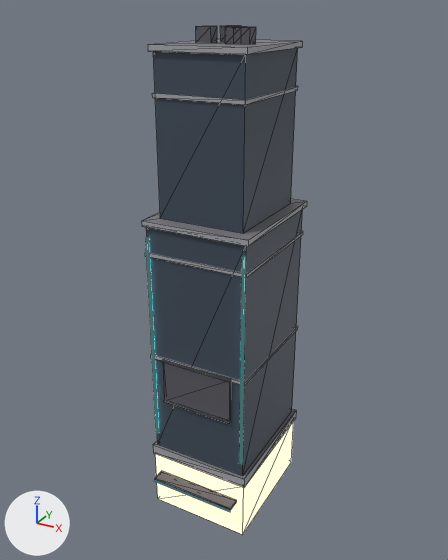
A saved change to the glTF model assets/future/models/neon_city/r1012_glass.glb.
Camera for both pictures: a camera (50 mm lens) standing at (25.4, -46.9, 47.1) and looking at (-0.3, -0.3, 23.8). Every picture has the same lights, and +X, +Y and +Z are marked at lower left. The first picture is the older version. Mesh edges are drawn as thin lines. Vertices at exactly the same position are counted once.

In view in the first picture: 'r1012_glass'.
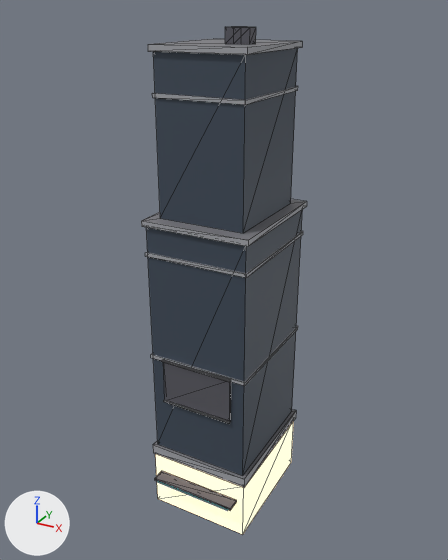
Scene script edits in JSON lines:
```json
{"block": "me_r1012_glass", "where": "# used by ob_r1012_glass; location = (0.0, 0.0, 0.0)"}
{"op": "remove", "block": "me_r1012_glass", "code": "me_r1012_glass.from_pydata(...)  # 160 vertices, 232 faces; spans x -5.2..5.2, y -7.4..6.2, z 0.0..45.7"}
{"op": "add", "block": "me_r1012_glass", "code": "me_r1012_glass.from_pydata(...)  # 128 vertices, 184 faces; spans x -5.2..5.2, y -7.3..6.2, z 0.0..45.7"}
{"block": "me_r1012_glass", "change": "me_r1012_glass part 1: a new loose piece, a box spanning x -4.02..4.02, y -7.335..-7.265, z 3.705..3.775, in mat_neon_c (cyan #6cf9ff, glowing cyan #6cf9ff)"}
{"block": "me_r1012_glass", "change": "me_r1012_glass part 2: the loose piece of 8 vertices spanning x -2.2..-0.8, y -1.4..-0.4, z 44.5..45.7 is deleted"}
{"block": "me_r1012_glass", "change": "me_r1012_glass part 3: the loose piece of 8 vertices spanning x -1.4..0.0, y 1.2..2.2, z 44.5..45.7 is deleted"}
{"block": "me_r1012_glass", "change": "me_r1012_glass part 4: the loose piece of 8 vertices spanning x -4.3..4.3, y -7.4..-7.2, z 3.7..3.8 is deleted"}
{"block": "me_r1012_glass", "change": "me_r1012_glass part 5: the loose piece of 8 vertices spanning x -4.8..-4.6, y -6.0..-5.8, z 8.5..29.0 is deleted"}
{"block": "me_r1012_glass", "change": "me_r1012_glass part 6: the loose piece of 8 vertices spanning x 4.6..4.8, y -6.0..-5.8, z 8.5..29.0 is deleted"}
```

Where the change shows, as pixel boxes [x1, y1, x2, y2] in the pictures (448 x 560 px):
```json
{"object": "r1012_glass", "change": "reshaped", "before": [141, 26, 307, 534], "after": [141, 27, 307, 534]}
{"part": 1, "of": "me_r1012_glass", "change": "added", "after": [157, 481, 228, 511]}
{"part": 2, "of": "me_r1012_glass", "change": "deleted", "before": [196, 26, 217, 43]}
{"part": 3, "of": "me_r1012_glass", "change": "deleted", "before": [220, 26, 241, 42]}
{"part": 4, "of": "me_r1012_glass", "change": "deleted", "before": [154, 480, 231, 512]}
{"part": 5, "of": "me_r1012_glass", "change": "deleted", "before": [146, 237, 159, 434], "on screen": "cyan"}
{"part": 6, "of": "me_r1012_glass", "change": "deleted", "before": [240, 256, 246, 464], "on screen": "cyan"}
```
